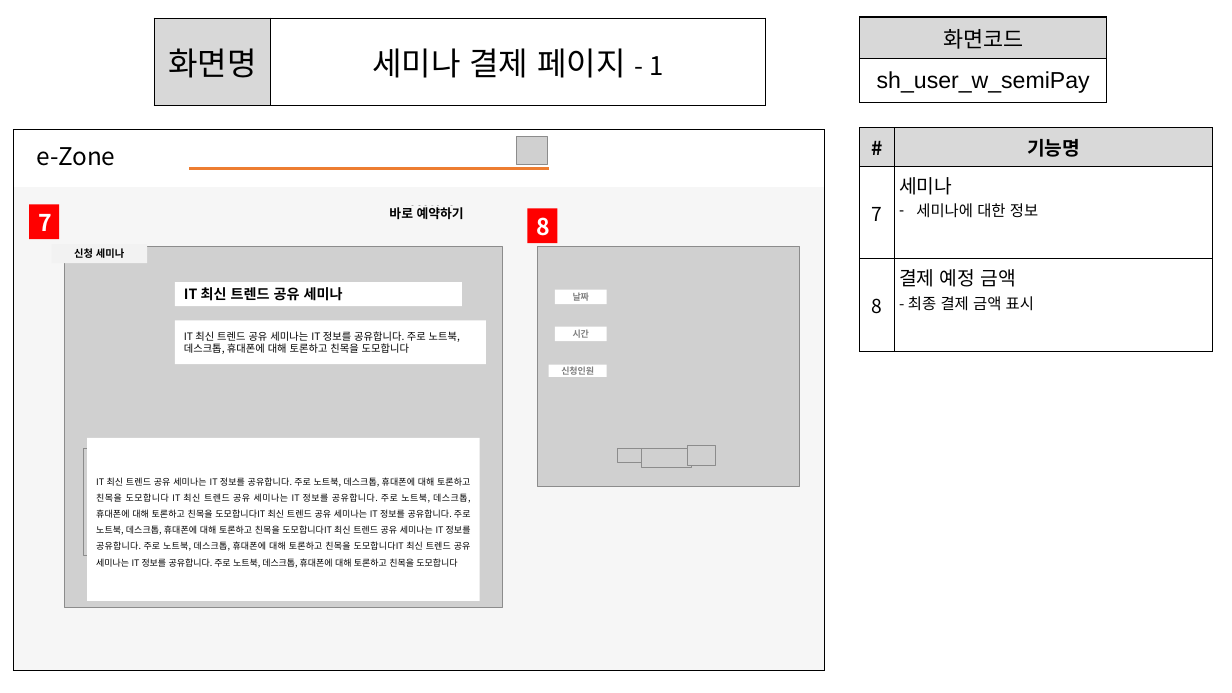
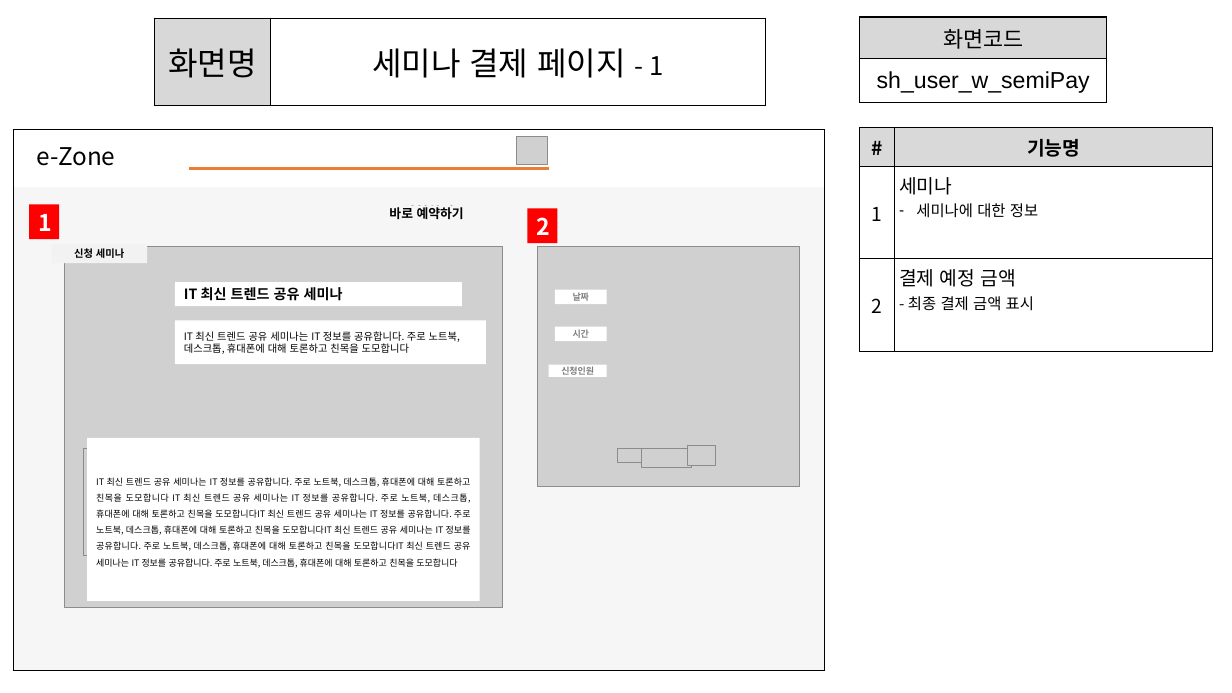
Before and after one commit to ezenteam2/e-Zone, a slide deck: slide 19 of 0 발표용 파워포인트/0403 1차발표/0403 project05 - 파워포인트 - 서희.pptx. Drawn at 1232x693 pixels with LibreOffice and Linux fonts; fonts in the diff are those of the drawing; grey boxes stand for pictures. Boxes give left, top, right and bottom in pixels: in the first picture for what was removed or moved away, otherwise in the second. Text is boxed around its words. In the diff, an @@ line names an element or a change of style, - is before the commit and + after.

```diff
--- a/0 발표용 파워포인트/0403 1차발표/0403 project05 - 파워포인트 - 서희.pptx
+++ b/0 발표용 파워포인트/0403 1차발표/0403 project05 - 파워포인트 - 서희.pptx
@@ table at (x1=860, y1=128, x2=1213, y2=351) @@
-row 2, column 1: 7
+row 2, column 1: 1
-row 3, column 1: 8
+row 3, column 1: 2
@@ text in rectangle at (x1=38, y1=214, x2=52, y2=231): text changed @@
-7
+1
@@ text in rectangle at (x1=536, y1=217, x2=550, y2=235): text changed @@
-8
+2
```
Also in this commit, not shown: 28 other slides changed, 1 other file.
